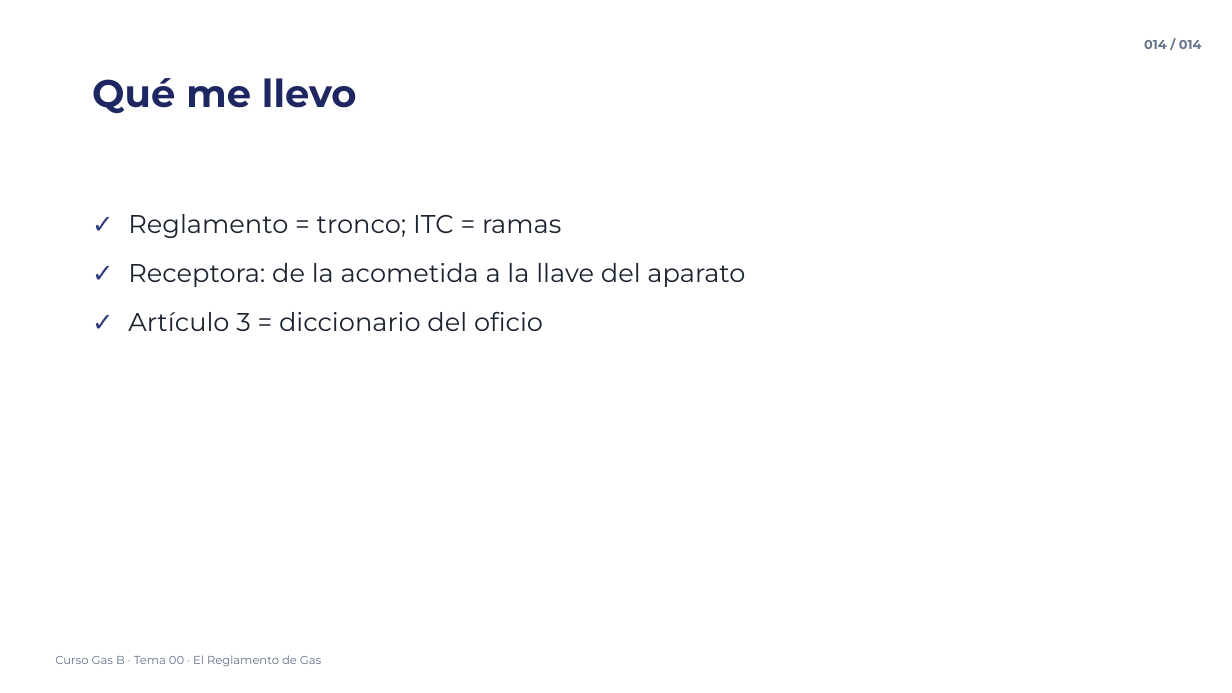
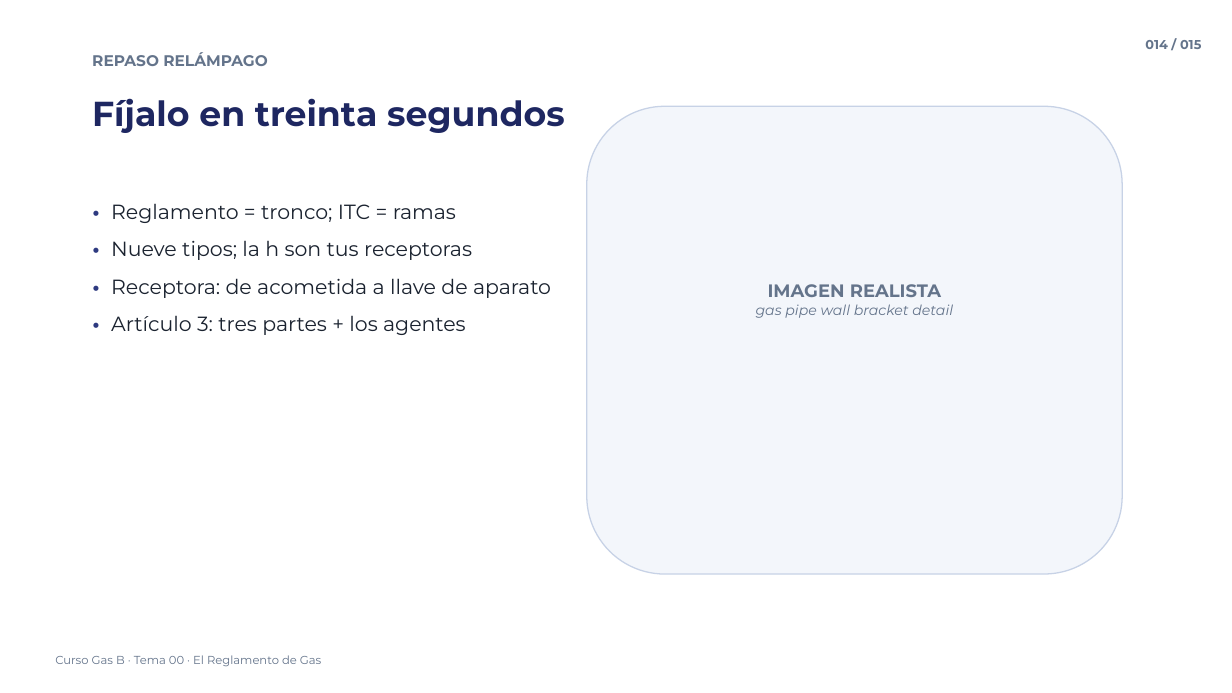
Before and after one commit to noahcuadrado-cmd/averias-frigorificas, a slide deck: slide 14 of Curso Gas B/00 - El Reglamento de Gas - estructura, ambito y generalidades/00 - El Reglamento de Gas - Vídeo 1.pptx. Drawn at 1232x693 pixels with LibreOffice and Linux fonts; fonts in the diff are those of the drawing. Boxes give left, top, right and bottom in pixels: in the first picture for what was removed or moved away, otherwise in the second. Text is boxed around its words. In the diff, an @@ line names an element or a change of style, - is before the commit and + after.

```diff
--- a/Curso Gas B/00 - El Reglamento de Gas - estructura, ambito y generalidades/00 - El Reglamento de Gas - Vídeo 1.pptx
+++ b/Curso Gas B/00 - El Reglamento de Gas - estructura, ambito y generalidades/00 - El Reglamento de Gas - Vídeo 1.pptx
@@ text at [92, 52, 267, 66]: text changed; size 30 to 12 pt; text colour #1E2761 to #64748B @@
-Qué me llevo
+REPASO RELÁMPAGO
@@ text at [1145, 40, 1201, 49]: text changed @@
-014 / 014
+014 / 015
@@ text added at [92, 98, 565, 133], 27 pt, text #1E2761, bold @@
+Fíjalo en treinta segundos
@@ rounded rectangle added at [587, 106, 1122, 574], fill #F3F6FB, outline #C7D2E6 1 pt @@
@@ text at [111, 204, 551, 335]: text changed; size 20 to 16 pt @@
-✓ Reglamento = tronco; ITC = ramas
-✓ Receptora: de la acometida a la llave del aparato
-✓ Artículo 3 = diccionario del oficio
+• Reglamento = tronco; ITC = ramas
+• Nueve tipos; la h son tus receptoras
+• Receptora: de acometida a llave de aparato
+• Artículo 3: tres partes + los agentes
@@ text added at [756, 284, 953, 318], 11 pt, text #64748B, italic @@
+IMAGEN REALISTA
+gas pipe wall bracket detail
```
Also in this commit, not shown: 12 other slides changed, 1 slide added, 12 other files.
